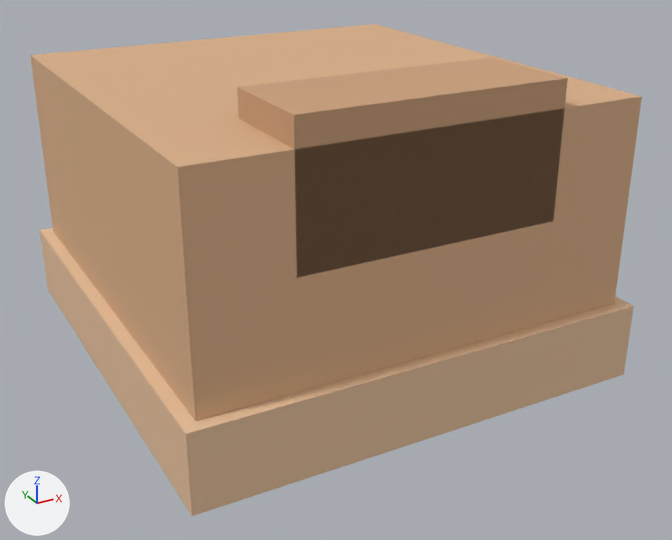
The glTF model models/items/copper_head/model.gltf, before and after one commit.
Before and after are seen from a 50 mm lens placed at (-0.327, -0.641, 0.32), pointed at (0.008, -0.032, 0.015). Arrows for +X, +Y and +Z are at lower left; the lights stay in place. The first picture is the older version. Vertices at exactly the same position are counted once.

Names of what the first picture shows: 'copper_head'.
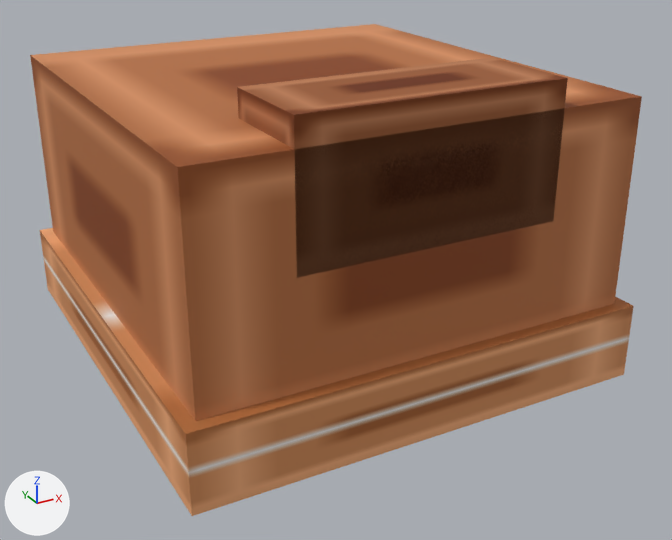
Changed parts and their boxes [x1, y1, x2, y2] in the pictures (672 x 540 px):
'copper_head', surface changed (darker)
    both: [30, 24, 642, 516]

What the commit changed:
Picture 'diffuse.png' (img_diffuse_png) is new.
In material 'head' (mat_head), base_color is no longer (0.722, 0.439, 0.251), beige #ddb189.
In material 'head' (mat_head), texture is now set to img_diffuse_png.
In material 'edge' (mat_edge), base_color is no longer (0.824, 0.549, 0.345), beige #eac49f.
In material 'edge' (mat_edge), texture is now set to img_diffuse_png.
In material 'accent' (mat_accent), base_color is no longer (0.612, 0.361, 0.204), brown #cda27d.
In material 'accent' (mat_accent), texture is now set to img_diffuse_png.
me_copper_head has 32 vertices, 48 faces and spans x -0.18..0.18, y -0.19..0.19, z -0.05..0.19.
me_copper_head is used by ob_copper_head; location (0.0, 0.0, 0.0).
me_copper_head part 1: texture (UV) coordinates of 48 of 48 faces, centred in x -0.18..0.18, y -0.19..0.19, z -0.05..0.19, changed; they spanned u 0.0..1.0, v 0.0..1.0 and now span u 0.02..0.98, v 0.52..0.98.
